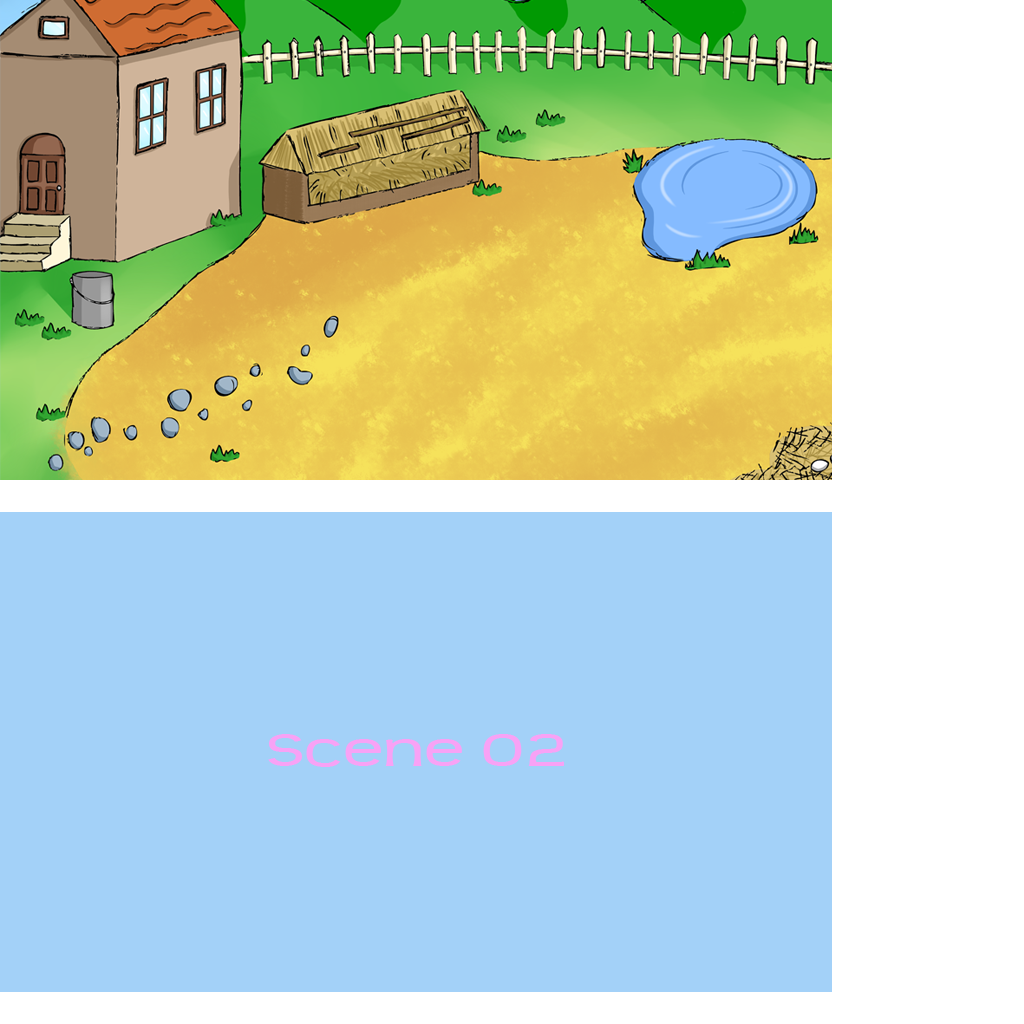
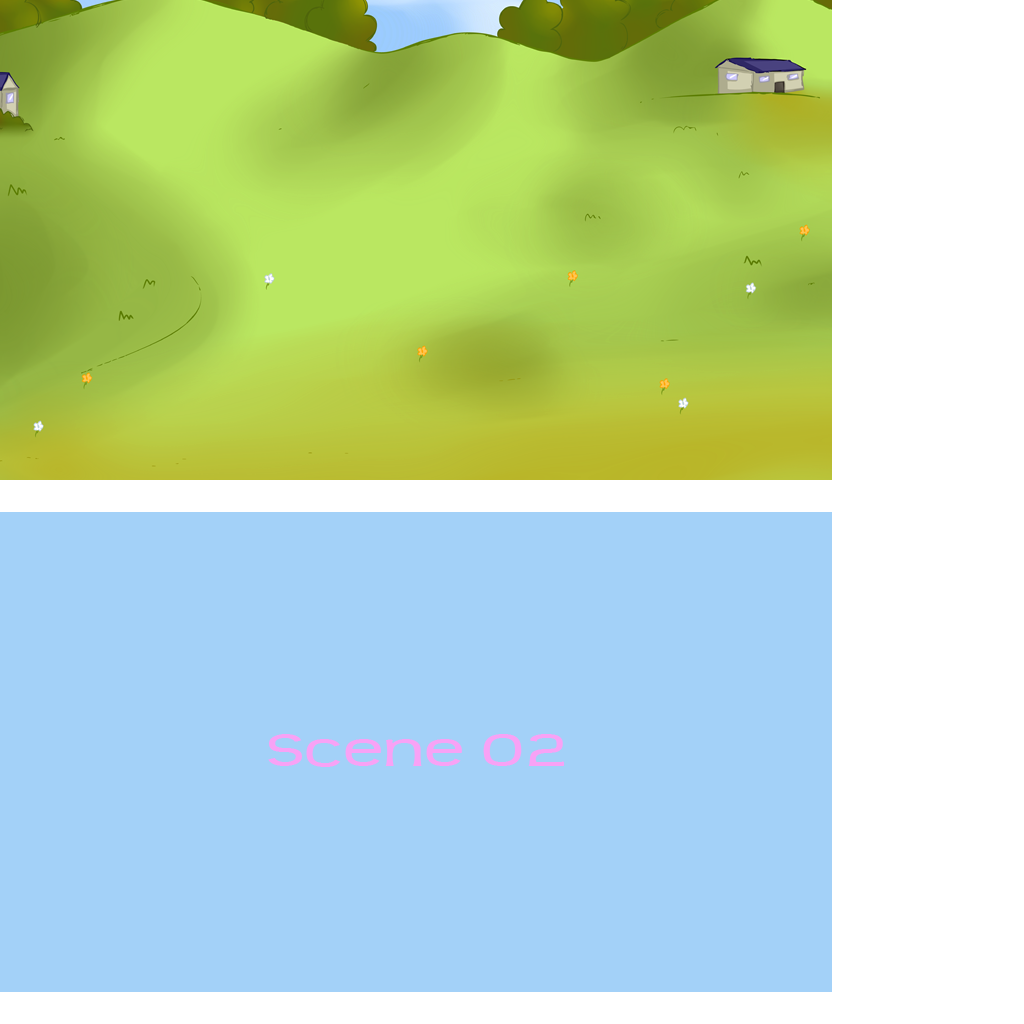
Layers edited between the first and the second 1024 × 1024 image:
added layer "Layer 4" above "Layer 2" over [0, 0, 832, 480]
